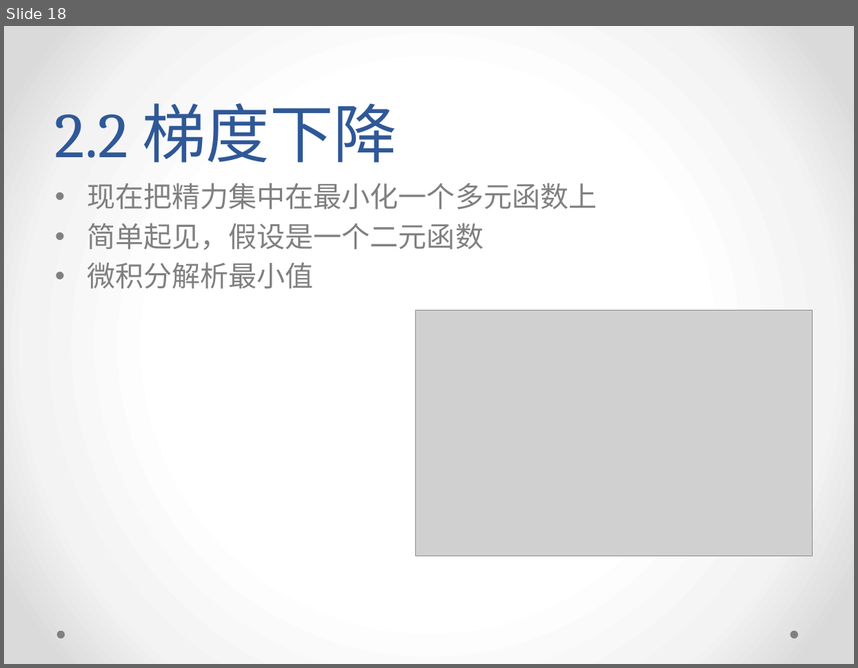
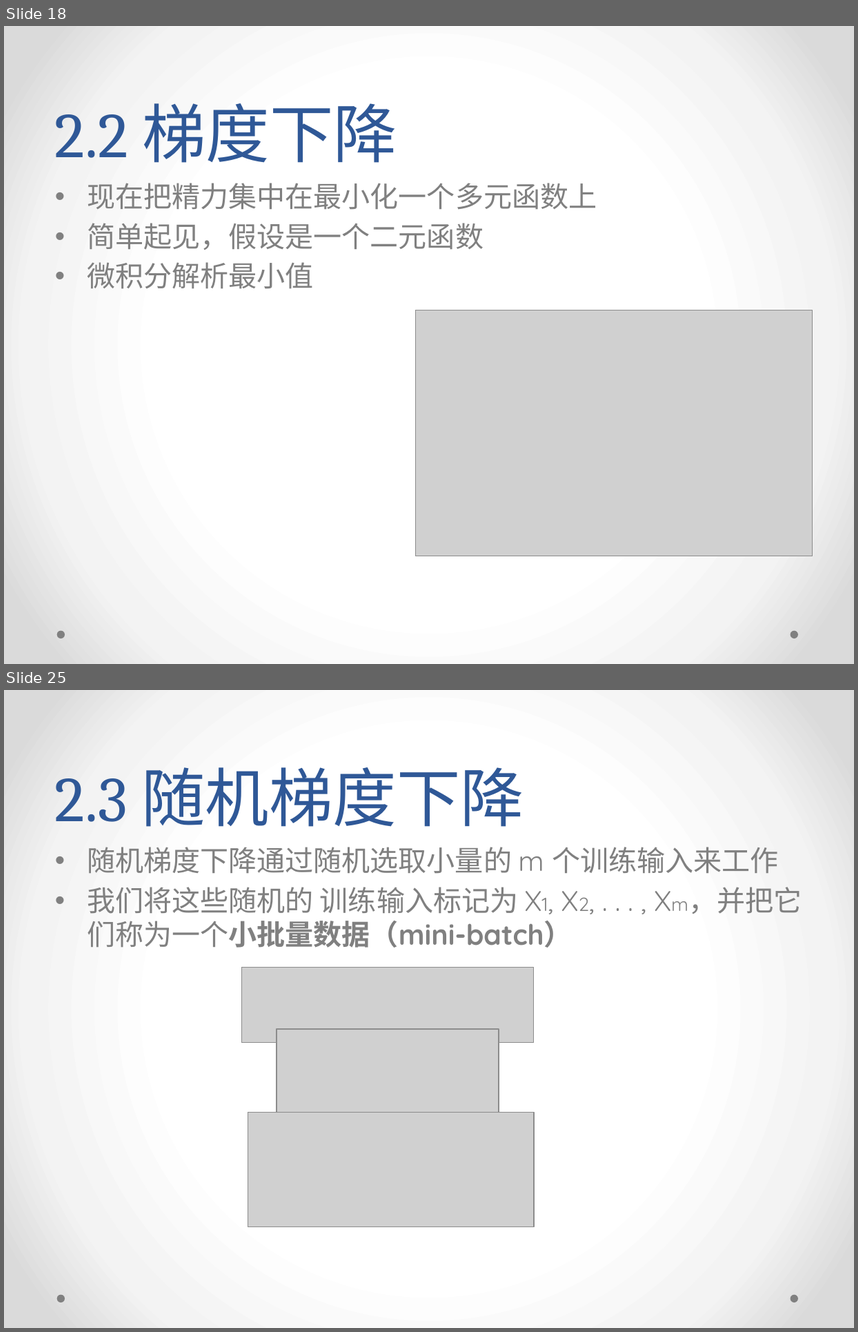
Before and after one commit to yish0000/neuralnetwork, a slide deck: 深度学习数学原理初探.pptx. Shown one above the other, each under a label of ours: slide 18 before the commit, slides 18 and 25 after it; the slides between them are not shown. The pictures are 858x668 and 858x1332 pixels, drawn with LibreOffice and Linux fonts; fonts in the diff are those of the drawing; grey boxes stand for pictures; background and template pictures are left out. Boxes give left, top, right and bottom in pixels: in the first picture for what was removed or moved away, otherwise in the second. Text is boxed around its words. In the diff, an @@ line names an element or a change of style, - is before the commit and + after.

```diff
--- a/深度学习数学原理初探.pptx
+++ b/深度学习数学原理初探.pptx
@@ slide 25 added at (4,690,854,1328), background gradient #FFFFFF to #F4F4F4 to #DADADA; not listed: 2 template elements that a slide beside it also shows @@
@@ title added at (55,767,524,827), 54 pt, text #2F5897 @@
+2.3 随机梯度下降
@@ text added at (87,847,802,947), 24 pt, text #808080 @@
+• 随机梯度下降通过随机选取⼩量的 m 个训练输⼊来⼯作
+• 我们将这些随机的 训练输⼊标记为 X1, X2, . . . , Xm，并把它们称为⼀个⼩批量数据（mini-batch）
@@ picture added at (242,967,535,1043) @@
@@ picture added at (277,1029,499,1112) @@
@@ picture added at (248,1112,534,1226) @@
```
Also in this commit, not shown: 1 slide changed, 14 other slides added, 1 slide removed.
